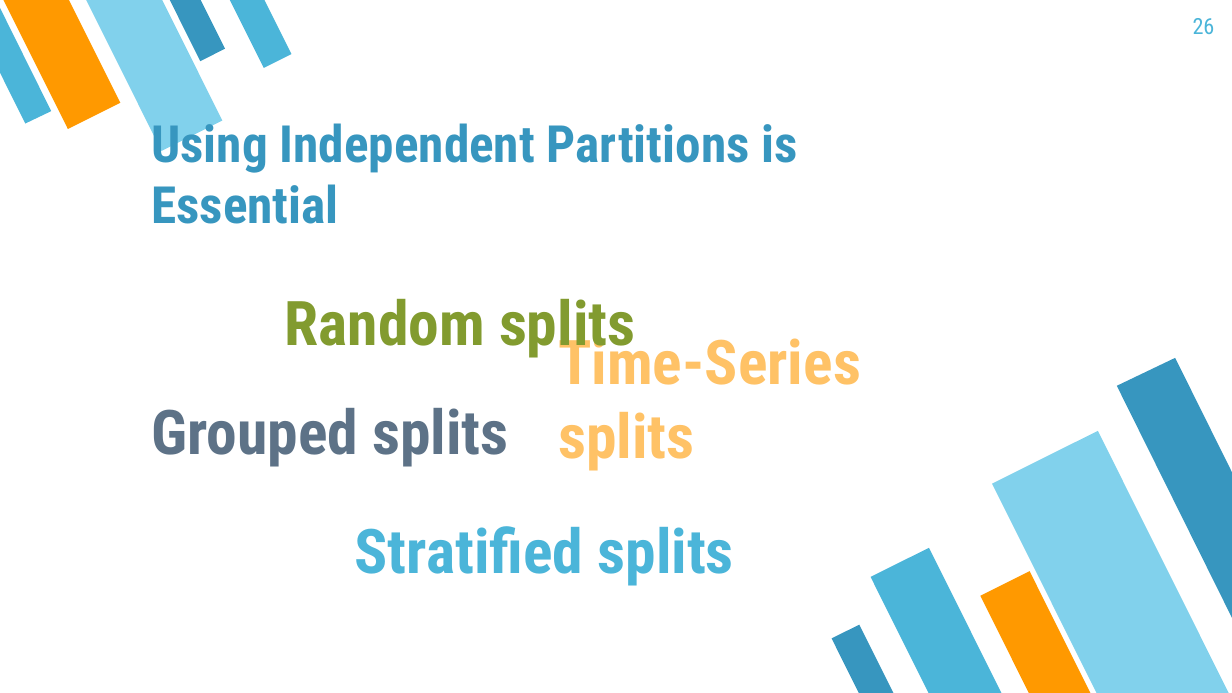
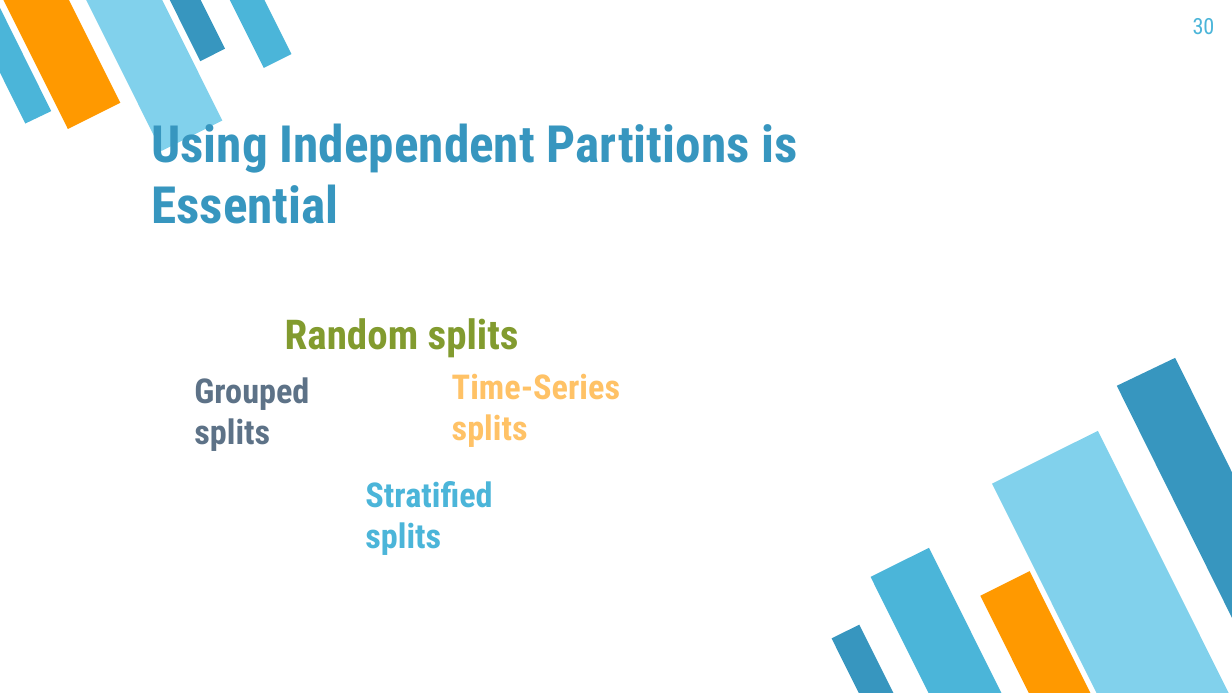
Before and after one commit to mayer79/ml_lecture, a slide deck: slide 30 of slides/DRAFT.pptx (slide 26 before the commit). Drawn at 1232x693 pixels with LibreOffice and Linux fonts; fonts in the diff are those of the drawing. Boxes give left, top, right and bottom in pixels: in the first picture for what was removed or moved away, otherwise in the second. Text is boxed around its words. In the diff, an @@ line names an element or a change of style, - is before the commit and + after.

```diff
--- a/slides/DRAFT.pptx
+++ b/slides/DRAFT.pptx
@@ page number at (x1=1193, y1=18, x2=1215, y2=34): text changed @@
-26
+30
@@ text "Random splits" at (x1=285, y1=318, x2=519, y2=358): size 36 to 24 pt @@
@@ text "Grouped splits" moved from (x1=151, y1=408, x2=508, y2=467) to (x1=194, y1=377, x2=309, y2=451) @@
@@ size 36 to 20 pt in 3 elements at (x1=365, y1=481, x2=492, y2=555), (x1=194, y1=377, x2=309, y2=451), (x1=452, y1=374, x2=620, y2=447) @@
@@ text "Time-Series splits" moved from (x1=558, y1=328, x2=861, y2=471) to (x1=452, y1=374, x2=620, y2=447) @@
@@ text "Stratified splits" moved from (x1=355, y1=526, x2=734, y2=586) to (x1=365, y1=481, x2=492, y2=555) @@
```
Also in this commit, not shown: 24 other slides changed, 4 slides added, 2 other files.
